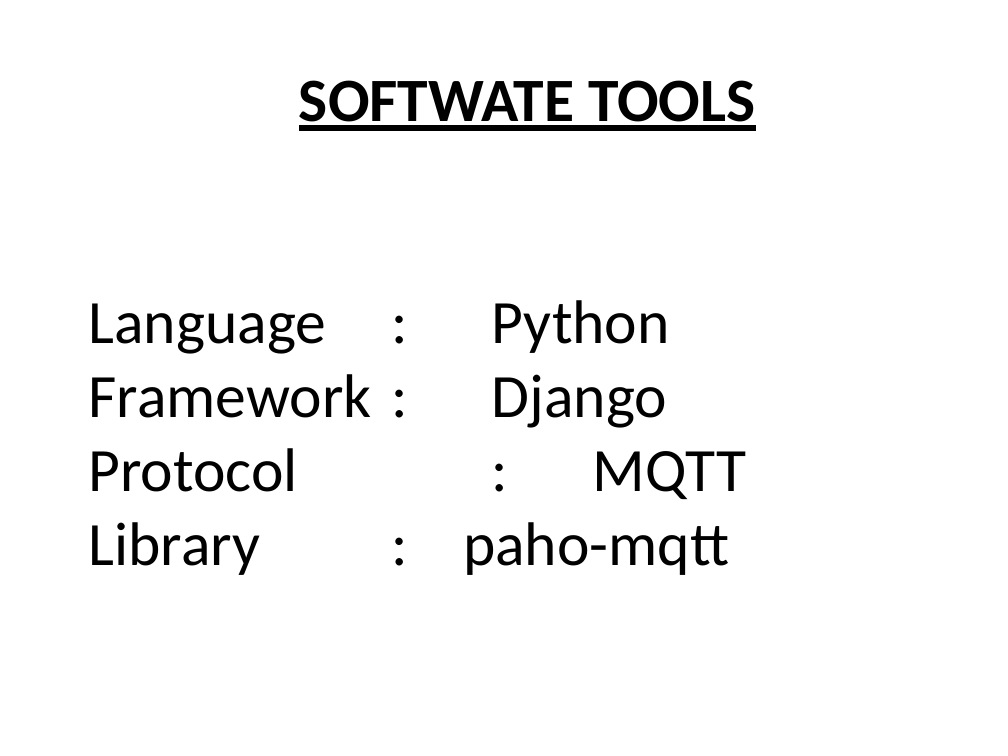
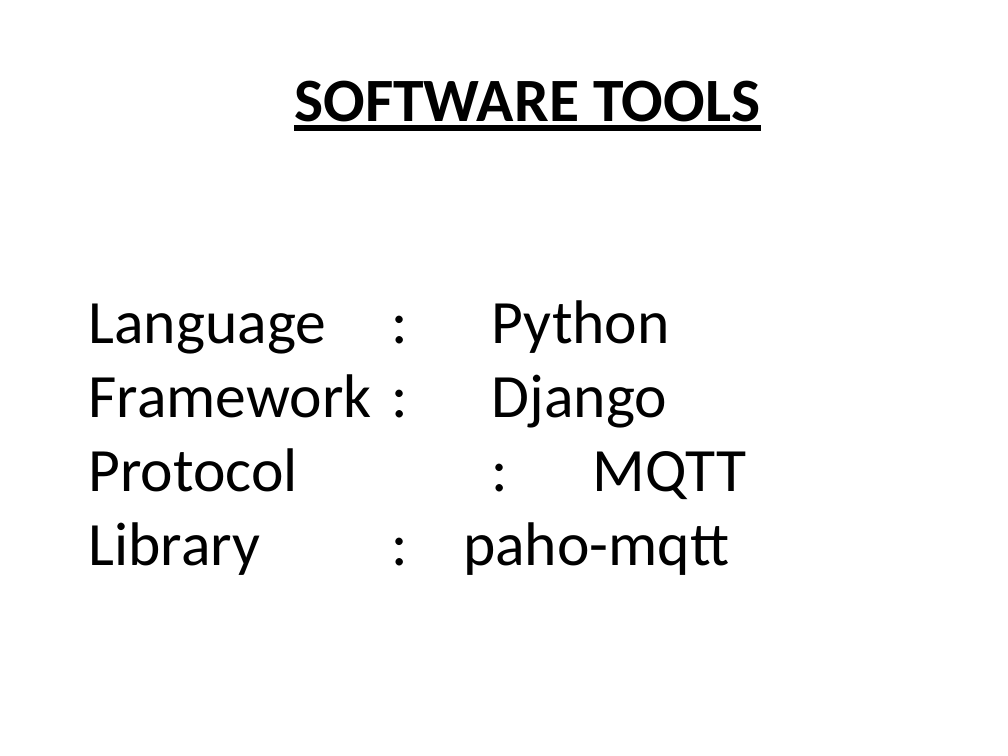
Before and after one commit to AjayKumar2916/mqttchat, a slide deck: slide 2 of docs/pubsub.pptx. Drawn at 1008x756 pixels with LibreOffice and Linux fonts; fonts in the diff are those of the drawing. Boxes give left, top, right and bottom in pixels: in the first picture for what was removed or moved away, otherwise in the second. Text is boxed around its words. In the diff, an @@ line names an element or a change of style, - is before the commit and + after.

```diff
--- a/docs/pubsub.pptx
+++ b/docs/pubsub.pptx
@@ text at [294, 80, 760, 131]: text changed @@
-SOFTWATE TOOLS
+SOFTWARE TOOLS
```
Also in this commit, not shown: 2 other slides changed.
